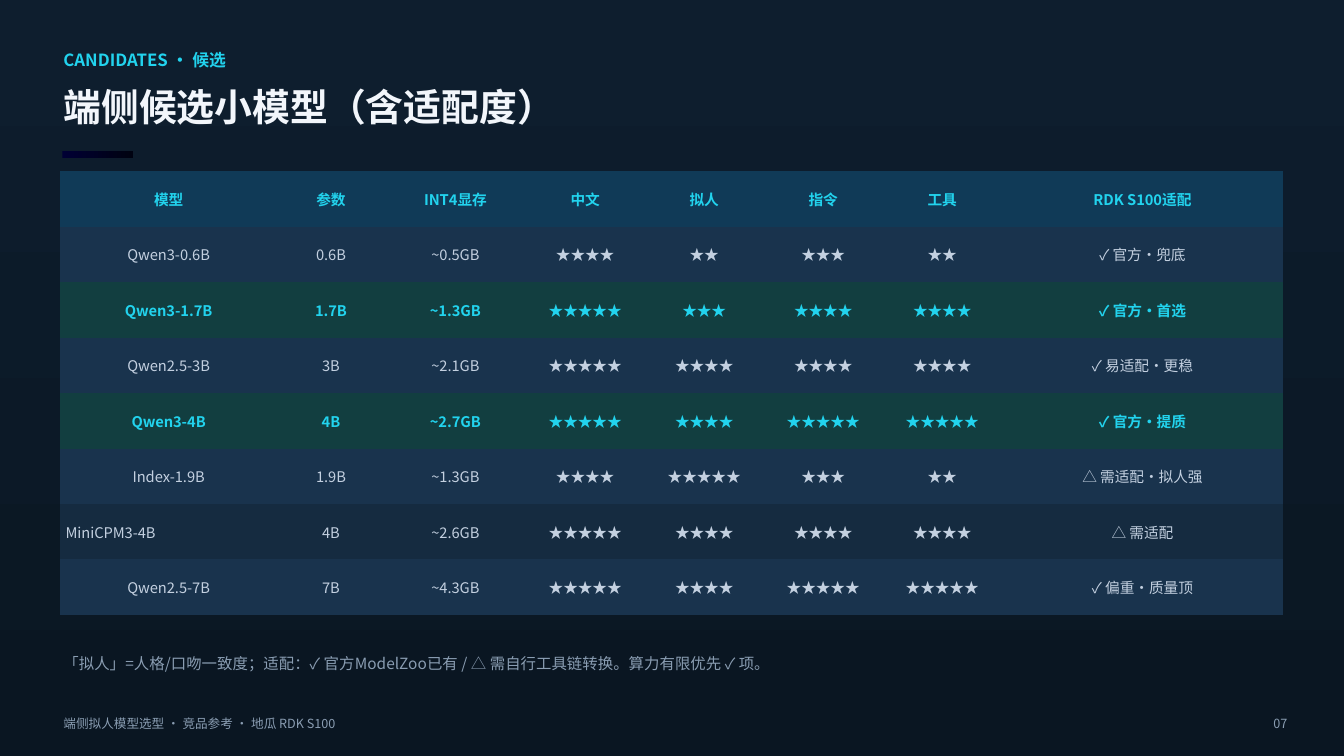
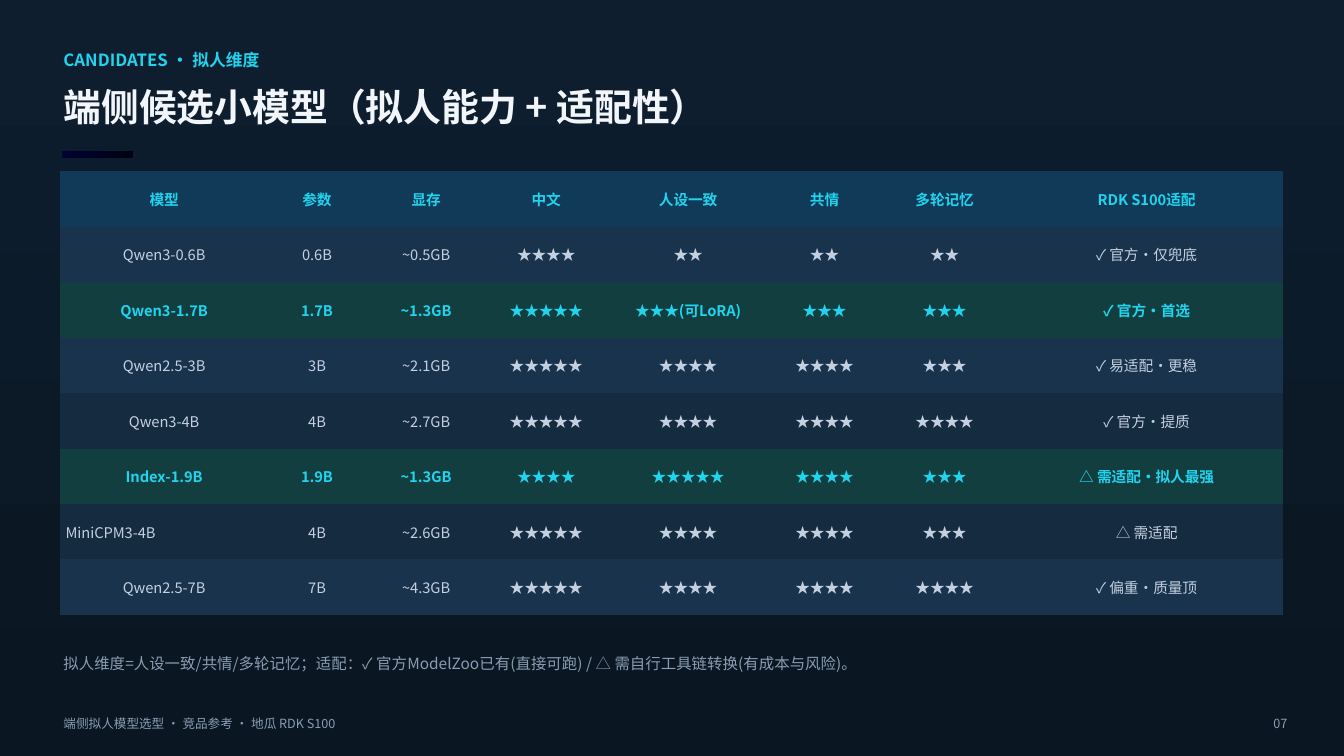
Before and after one commit to misswang122727-gif/misswanng122727-gif, a slide deck: slide 7 of 人形机器人端侧拟人模型选型对比.pptx. Drawn at 1344x756 pixels with LibreOffice and Linux fonts; fonts in the diff are those of the drawing. Boxes give left, top, right and bottom in pixels: in the first picture for what was removed or moved away, otherwise in the second. Text is boxed around its words. In the diff, an @@ line names an element or a change of style, - is before the commit and + after.

```diff
--- a/人形机器人端侧拟人模型选型对比.pptx
+++ b/人形机器人端侧拟人模型选型对比.pptx
@@ text at <box>63,51,259,68</box>: text changed @@
-CANDIDATES · 候选
+CANDIDATES · 拟人维度
@@ text at <box>63,88,708,125</box>: text changed @@
-端侧候选小模型（含适配度）
+端侧候选小模型（拟人能力 + 适配性）
@@ table at <box>60,171,1282,615</box> @@
-row 1: 模型 | 参数 | INT4显存 | 中文 | 拟人 | 指令 | 工具 | RDK S100适配
+row 1: 模型 | 参数 | 显存 | 中文 | 人设一致 | 共情 | 多轮记忆 | RDK S100适配
-row 2, column 6: ★★★
+row 2, column 6: ★★
-row 2, column 8: ✓ 官方·兜底
+row 2, column 8: ✓ 官方·仅兜底
-row 3: Qwen3-1.7B | 1.7B | ~1.3GB | ★★★★★ | ★★★ | ★★★★ | ★★★★ | ✓ 官方·首选
+row 3: Qwen3-1.7B | 1.7B | ~1.3GB | ★★★★★ | ★★★(可LoRA) | ★★★ | ★★★ | ✓ 官方·首选
-row 4, column 7: ★★★★
+row 4, column 7: ★★★
-row 5, column 6: ★★★★★
+row 5, column 6: ★★★★
-row 5, column 7: ★★★★★
+row 5, column 7: ★★★★
-row 6: Index-1.9B | 1.9B | ~1.3GB | ★★★★ | ★★★★★ | ★★★ | ★★ | △ 需适配·拟人强
+row 6: Index-1.9B | 1.9B | ~1.3GB | ★★★★ | ★★★★★ | ★★★★ | ★★★ | △ 需适配·拟人最强
-row 7, column 7: ★★★★
+row 7, column 7: ★★★
-row 8, column 6: ★★★★★
+row 8, column 6: ★★★★
-row 8, column 7: ★★★★★
+row 8, column 7: ★★★★
@@ fill #123E40 to #152B40 in row 5 @@
@@ fill #19334D to #123E40 in row 6 @@
@@ text colour #22D3EE to #C3D0E0, bold off in "Qwen3-4B", "4B", "~2.7GB", "★★★★★" and 2 more places @@
@@ text colour #C3D0E0 to #22D3EE, bold on in "Index-1.9B", "1.9B", "~1.3GB", "★★★★" and 1 more places @@
@@ text at <box>63,656,857,672</box>: text changed @@
-「拟人」=人格/口吻一致度；适配：✓ 官方ModelZoo已有 / △ 需自行工具链转换。算力有限优先 ✓ 项。
+拟人维度=人设一致/共情/多轮记忆；适配：✓ 官方ModelZoo已有(直接可跑) / △ 需自行工具链转换(有成本与风险)。
```
Also in this commit, not shown: 3 other slides changed, 2 other files.
